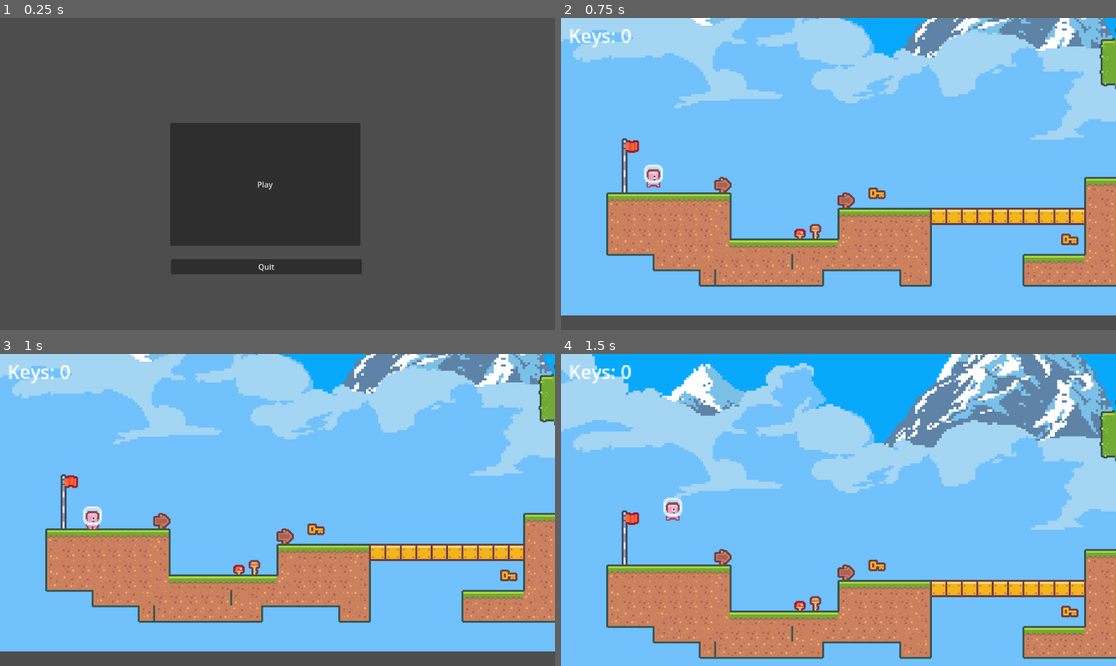
Above: before the commit, frames 1-4 (two rows, left to right).
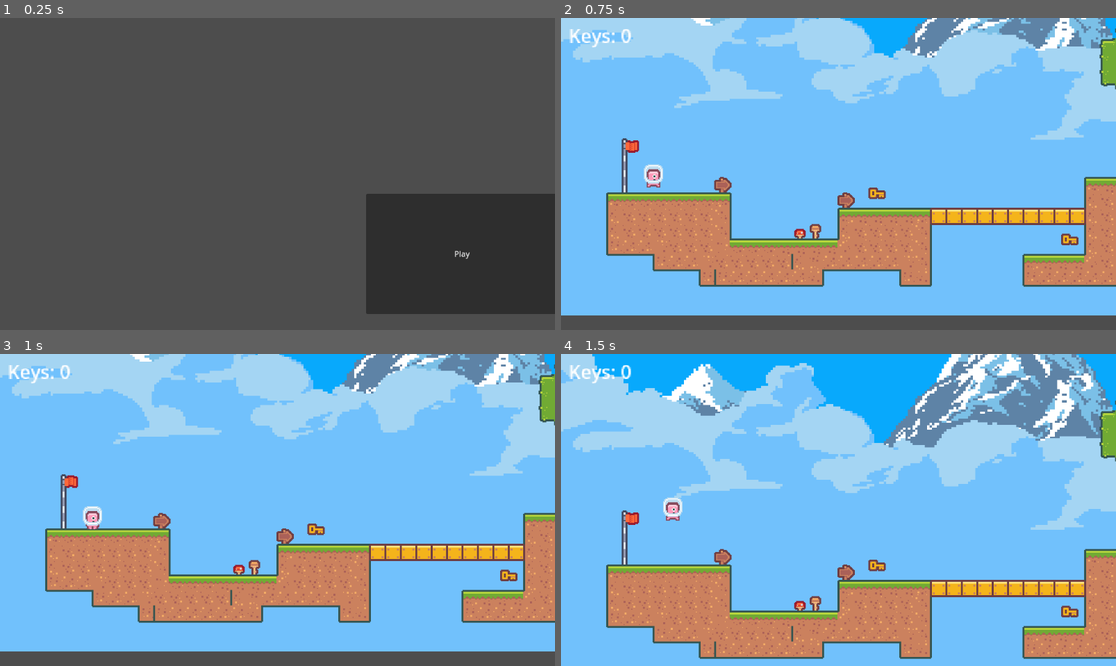
Above: after the commit, the same moments.

Repository: dalpner/build-n-run
Game: Godot game, scene res://scene/main/main.tscn
The game is run twice, just before and just after one commit, with the same random seed, the same clock (stepped at 60 frames per second) and the same inputs.
Inputs:
- Up to frame 1 (0.25 s): no input
- Up to frame 2 (0.75 s): click "Play" at 0.5 s
- Up to frame 3 (1 s): no input
- Up to frame 4 (1.5 s): tap Enter (ui_accept) at 1.25 s; hold Right (ui_right) from 1.28 s (still down)

The runs differ from the first frame. In frame 1, 28% of the frame differs, in the area x 30-100%, y 33-95%; in frame 2, nothing differs; in frame 3, nothing differs; in frame 4, nothing differs.

Commit message:
new menu icons high qualitiy

Diff:
--- /dev/null
+++ b/godot/scene/main/game_over.tscn
@@ -0,0 +1,43 @@
+[gd_scene load_steps=4 format=3 uid="uid://b2b44ly4pxplt"]
+
+[ext_resource type="Script" path="res://scene/main/game_over.gd" id="1_otfhx"]
+[ext_resource type="Texture2D" uid="uid://c4lt3o347clm4" path="res://assets/menu/arrow.png" id="2_mggg8"]
+[ext_resource type="Texture2D" uid="uid://b221fmjm6kp2w" path="res://assets/menu/house.png" id="3_1x65n"]
+
+[node name="GameOver" type="Node2D"]
+script = ExtResource("1_otfhx")
+
+[node name="Label" type="Label" parent="."]
+offset_left = -44.0
+offset_top = -2.0
+offset_right = 1876.0
+offset_bottom = 1078.0
+text = "Game over
+You collected all Keys"
+horizontal_alignment = 1
+uppercase = true
+
+[node name="Arrow" type="Sprite2D" parent="."]
+position = Vector2(1189, 513)
+texture = ExtResource("2_mggg8")
+
+[node name="Restart" type="Button" parent="."]
+show_behind_parent = true
+offset_left = 1064.0
+offset_top = 388.0
+offset_right = 1314.0
+offset_bottom = 638.0
+
+[node name="House" type="Sprite2D" parent="."]
+position = Vector2(689, 510)
+texture = ExtResource("3_1x65n")
+
+[node name="MainMenu" type="Button" parent="."]
+show_behind_parent = true
+offset_left = 564.0
+offset_top = 385.0
+offset_right = 814.0
+offset_bottom = 635.0
+
+[connection signal="pressed" from="Restart" to="." method="_on_restart_pressed"]
+[connection signal="pressed" from="MainMenu" to="." method="_on_main_menu_pressed"]
--- a/godot/scene/main/main.tscn
+++ b/godot/scene/main/main.tscn
@@ -5,19 +5,19 @@
 [node name="Main" type="Node2D"]
 script = ExtResource("1_8ma5u")
 
-[node name="Button" type="Button" parent="."]
-offset_left = 353.0
-offset_top = 218.0
-offset_right = 748.0
-offset_bottom = 473.0
+[node name="Play" type="Button" parent="."]
+offset_left = 760.0
+offset_top = 365.0
+offset_right = 1160.0
+offset_bottom = 615.0
 text = "Play"
 
-[node name="Button2" type="Button" parent="."]
-offset_left = 355.0
-offset_top = 501.0
-offset_right = 751.0
-offset_bottom = 532.0
+[node name="Quit" type="Button" parent="."]
+offset_left = 760.0
+offset_top = 665.0
+offset_right = 1160.0
+offset_bottom = 715.0
 text = "Quit"
 
-[connection signal="pressed" from="Button" to="." method="_on_button_pressed"]
-[connection signal="pressed" from="Button2" to="." method="_on_button_2_pressed"]
+[connection signal="pressed" from="Play" to="." method="_on_button_pressed"]
+[connection signal="pressed" from="Quit" to="." method="_on_button_2_pressed"]
--- a/godot/scene/player/player.gd
+++ b/godot/scene/player/player.gd
@@ -16,7 +16,7 @@
 
 func finishGame():
 	if collectCount >= 5:
-		get_tree().change_scene_to_file("res://scene/world/game_over.tscn")
+		get_tree().change_scene_to_file("res://scene/main/game_over.tscn")
 
 # Get the gravity from the project settings to be synced with RigidBody nodes.
 var gravity = ProjectSettings.get_setting("physics/2d/default_gravity")
--- a/godot/scene/world/game_over.tscn
+++ /dev/null
@@ -1,34 +0,0 @@
-[gd_scene load_steps=2 format=3 uid="uid://b2b44ly4pxplt"]
-
-[ext_resource type="Script" path="res://scene/world/game_over.gd" id="1_otfhx"]
-
-[node name="GameOver" type="Node2D"]
-script = ExtResource("1_otfhx")
-
-[node name="Label" type="Label" parent="."]
-offset_left = 108.0
-offset_top = 158.0
-offset_right = 408.0
-offset_bottom = 258.0
-scale = Vector2(3, 3)
-text = "Game over
-You collected all Keys"
-horizontal_alignment = 1
-uppercase = true
-
-[node name="MainMenu" type="Button" parent="."]
-offset_left = 250.0
-offset_top = 500.0
-offset_right = 500.0
-offset_bottom = 600.0
-text = "Main Menu"
-
-[node name="Restart" type="Button" parent="."]
-offset_left = 750.0
-offset_top = 500.0
-offset_right = 1000.0
-offset_bottom = 600.0
-text = "RESTART"
-
-[connection signal="pressed" from="MainMenu" to="." method="_on_main_menu_pressed"]
-[connection signal="pressed" from="Restart" to="." method="_on_restart_pressed"]
Binary file added: godot/assets/menu/arrow.png
Not shown, added: godot/assets/menu/arrow.png.import
Binary file added: godot/assets/menu/house.png
Not shown, added: godot/assets/menu/house.png.import
Renamed: godot/scene/world/game_over.gd -> godot/scene/main/game_over.gd
